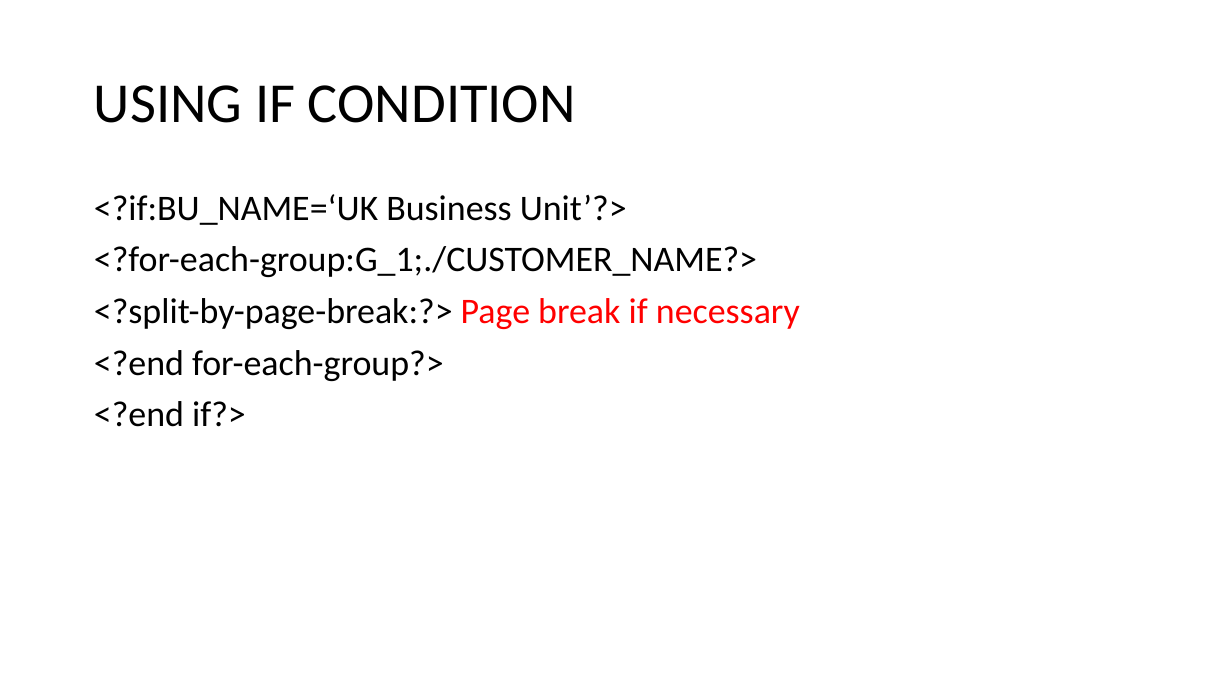
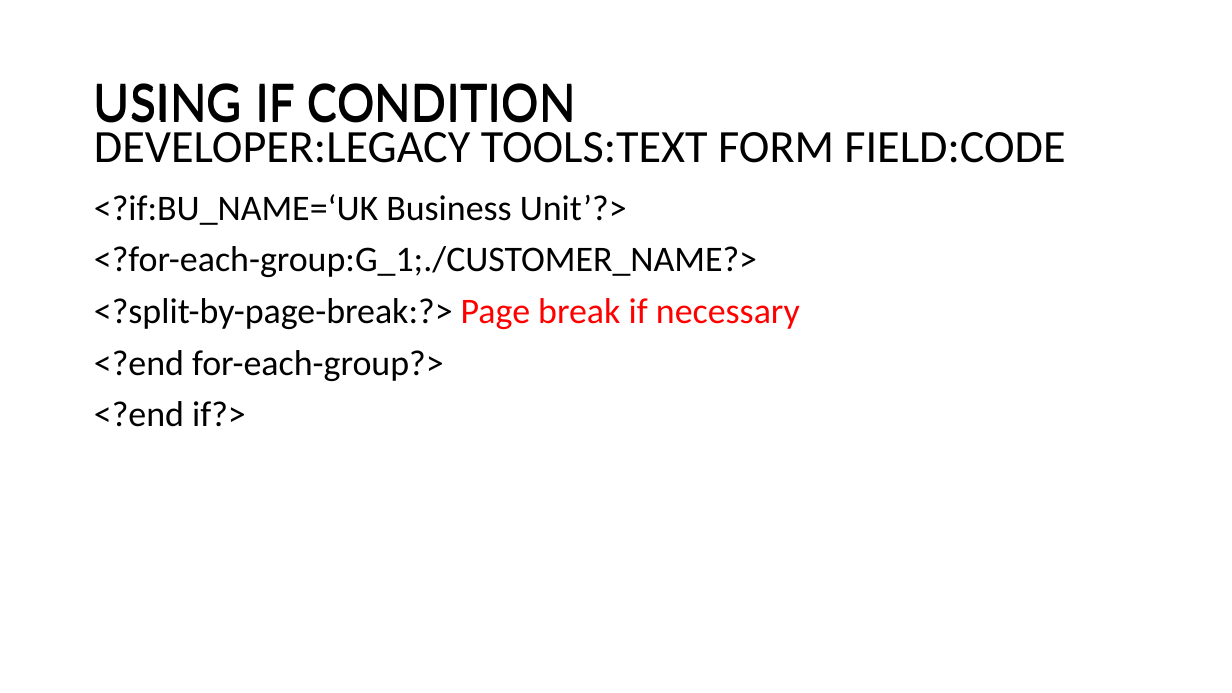
Before and after one commit to kavinkavin16/Fusion-, a slide deck: slide 4 of 24 June/EXCEL task2 documentation/EXCEL SCENARIO TASK2 documentation.pptx. Drawn at 1232x693 pixels with LibreOffice and Linux fonts; fonts in the diff are those of the drawing. Boxes give left, top, right and bottom in pixels: in the first picture for what was removed or moved away, otherwise in the second. Text is boxed around its words. In the diff, an @@ line names an element or a change of style, - is before the commit and + after.

```diff
--- a/24 June/EXCEL task2 documentation/EXCEL SCENARIO TASK2 documentation.pptx
+++ b/24 June/EXCEL task2 documentation/EXCEL SCENARIO TASK2 documentation.pptx
@@ text added at <box>94,83,576,134</box>, 44 pt, text #000000 @@
+USING IF CONDITION
@@ text added at <box>94,132,1065,163</box>, 36 pt, text #000000 @@
+DEVELOPER:LEGACY TOOLS:TEXT FORM FIELD:CODE
```
Also in this commit, not shown: 1 other slide changed, 1 slide added, 9 other files.
